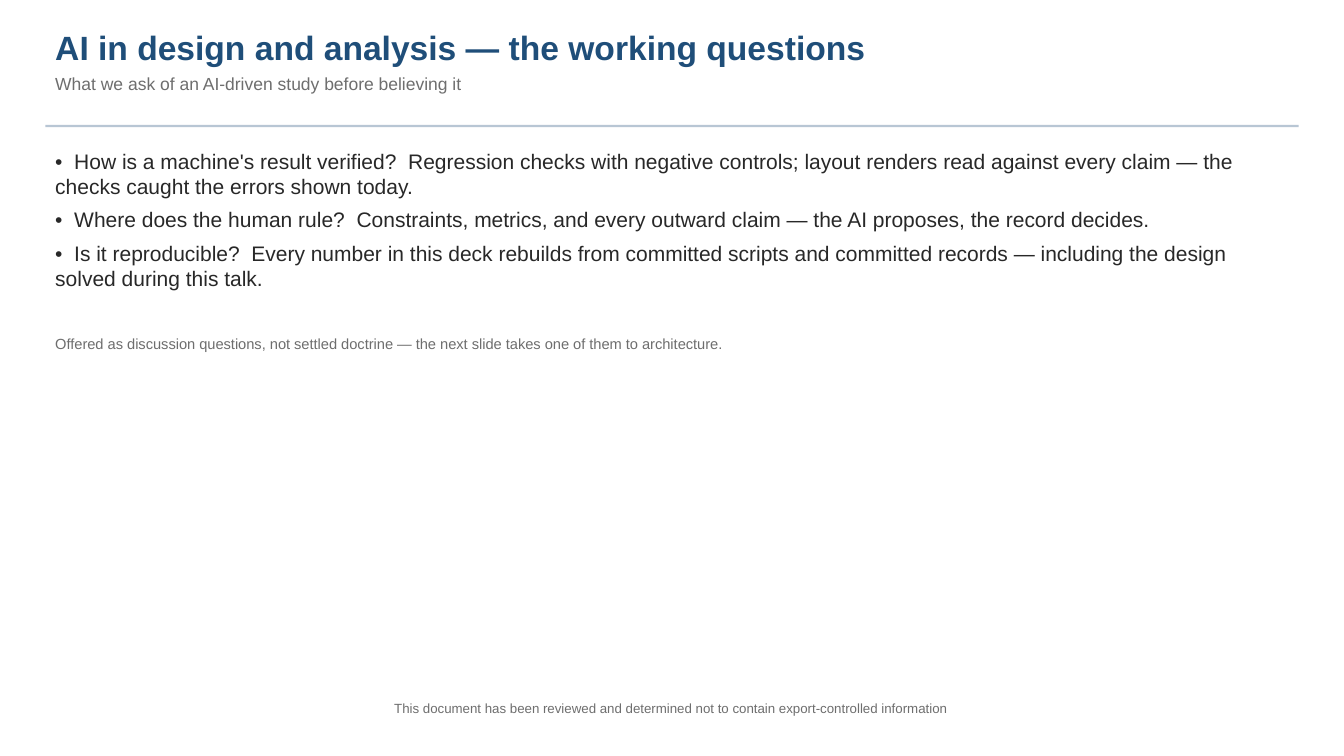
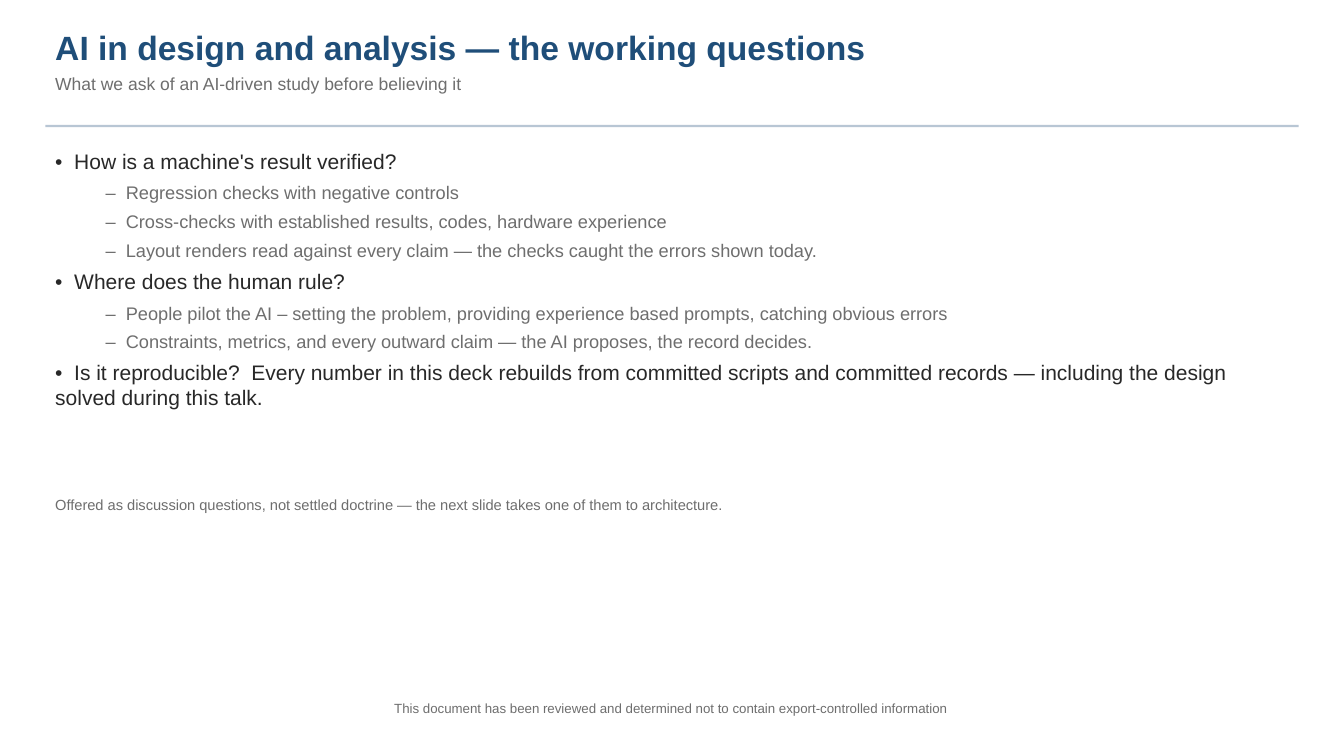
Before and after one commit to nasa-jpl/macos, a slide deck: slide 34 of demo_session/baseline_pass3.pptx. Drawn at 1344x756 pixels with LibreOffice and Linux fonts; fonts in the diff are those of the drawing. Boxes give left, top, right and bottom in pixels: in the first picture for what was removed or moved away, otherwise in the second. Text is boxed around its words. In the diff, an @@ line names an element or a change of style, - is before the commit and + after.

```diff
--- a/demo_session/baseline_pass3.pptx
+++ b/demo_session/baseline_pass3.pptx
@@ text at [74, 153, 947, 352]: text changed; size 15 to 13 pt; text colour #282828 to #6E6E6E @@
-• How is a machine's result verified? Regression checks with negative controls; layout renders read against every claim — the checks caught the errors shown today.
-• Where does the human rule? Constraints, metrics, and every outward claim — the AI proposes, the record decides.
+• How is a machine's result verified?
+– Regression checks with negative controls
+– Cross-checks with established results, codes, hardware experience
+– Layout renders read against every claim — the checks caught the errors shown today.
+• Where does the human rule?
+– People pilot the AI – setting the problem, providing experience based prompts, catching obvious errors
+– Constraints, metrics, and every outward claim — the AI proposes, the record decides.
@@ text "Offered as discussion questions, not ...": place and size @@
-text "Offered as discussion questions, not ..." at [55, 338, 722, 352]
+text "Offered as discussion questions, not ..." at [55, 499, 722, 513]
```
Also in this commit, not shown: 4 other slides changed, 5 other files.
